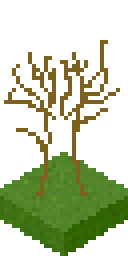
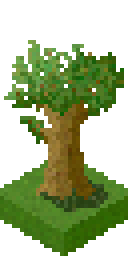
Layers edited between the first and the second (128, 256) image:
added layer "leaves" above "tree" over [4, 40, 124, 144]
painted on "tree" over [4, 40, 124, 200]
added layer "shadow" (50%) above "tile" over [36, 176, 108, 212]
